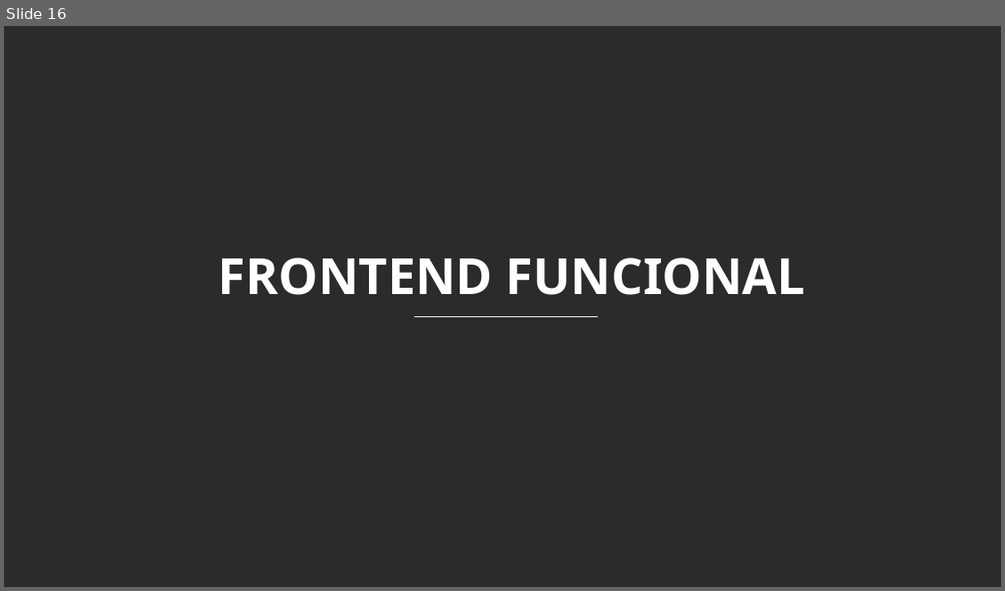
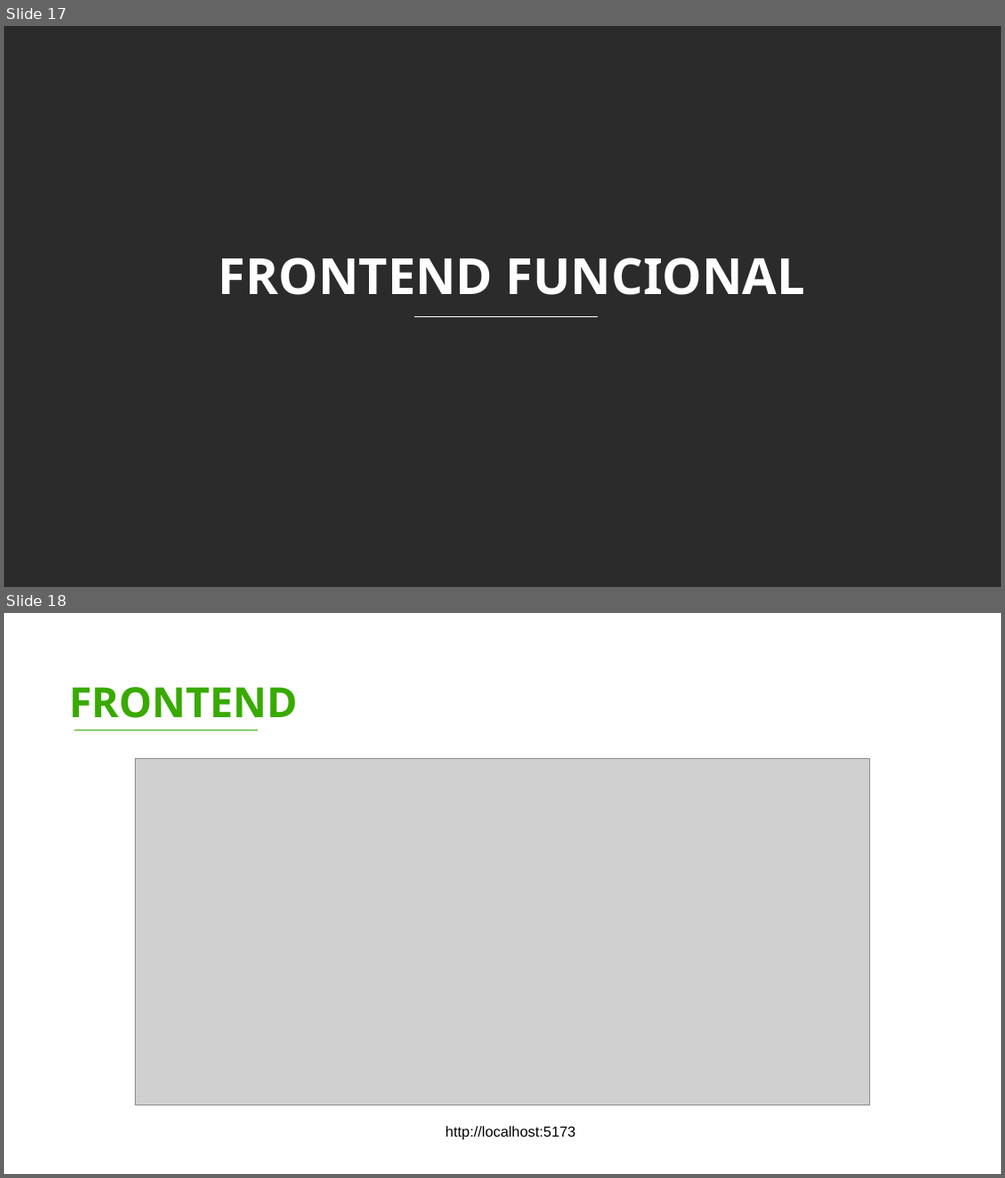
Before and after one commit to FidelSmoke/Practicas, a slide deck: DOCUMENTACION DE MASTER BARBER/ENTREGABLES 3/Entregables Proyecto B.pptx. Shown one above the other, each under a label of ours: slide 16 before the commit, slides 17 and 18 after it. The pictures are 1005x591 and 1005x1178 pixels, drawn with LibreOffice and Linux fonts; fonts in the diff are those of the drawing; grey boxes stand for pictures; background and template pictures are left out; a plain dark background stands for a picture behind light text. Boxes give left, top, right and bottom in pixels: in the first picture for what was removed or moved away, otherwise in the second. Text is boxed around its words. In the diff, an @@ line names an element or a change of style, - is before the commit and + after.

```diff
--- a/DOCUMENTACION DE MASTER BARBER/ENTREGABLES 3/Entregables Proyecto B.pptx
+++ b/DOCUMENTACION DE MASTER BARBER/ENTREGABLES 3/Entregables Proyecto B.pptx
@@ slide 18 added at <box>4,613,1001,1174</box>, background picture (left out) @@
@@ text added at <box>69,687,298,718</box>, 40 pt, text #38AA00, bold @@
+FRONTEND
@@ line added from (74, 730) to (259, 730), #38AA00 1 pt @@
@@ picture added at <box>135,759,870,1105</box> @@
@@ text added at <box>445,1126,575,1140</box>, 14 pt, text #000000 @@
+http://localhost:5173
@@ what was slide 16 is now slide 17 @@
```
Also in this commit, not shown: 1 slide changed, 3 other slides added, 21 slides removed, 1 other file.
